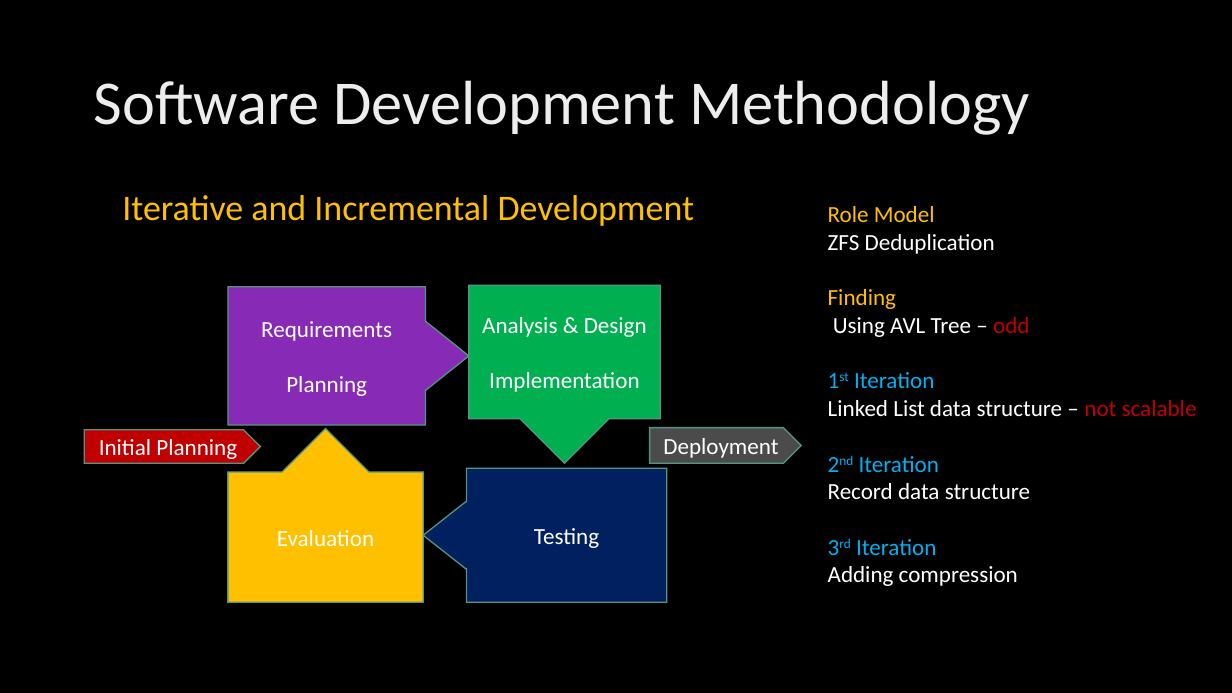
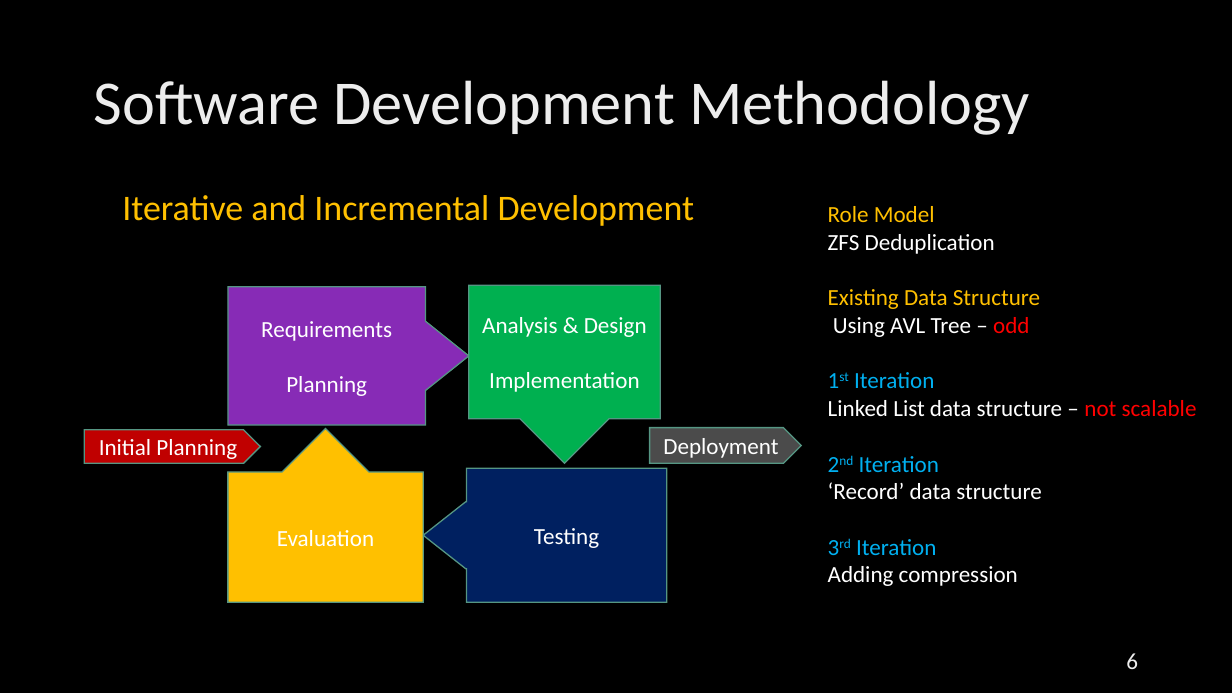
Before and after one commit to parfaire/DaDeDupNew, a slide deck: slide 6 of dd/DaDeDup.pptx (slide 5 before the commit). Drawn at 1232x693 pixels with LibreOffice and Linux fonts; fonts in the diff are those of the drawing; background and template pictures are left out. Boxes give left, top, right and bottom in pixels: in the first picture for what was removed or moved away, otherwise in the second. Text is boxed around its words. In the diff, an @@ line names an element or a change of style, - is before the commit and + after.

```diff
--- a/dd/DaDeDup.pptx
+++ b/dd/DaDeDup.pptx
@@ text at (828, 289, 1040, 337): text changed; text colour #FFFFFF to #FFC000 @@
-Finding
-Using AVL Tree – odd
+Existing Data Structure
+Using AVL Tree – odd
@@ text at (828, 400, 1197, 416): text colour #C00000 to #FF0000 in "not scalable" @@
@@ text at (828, 482, 1041, 499): text changed @@
-Record data structure
+‘Record’ data structure
@@ page number added at (1126, 653, 1138, 669), 18 pt, text gradient #9E9E9E to #EDEDED to #FFFFFF @@
+6
```
Also in this commit, not shown: 9 other slides changed, 1 other file.
